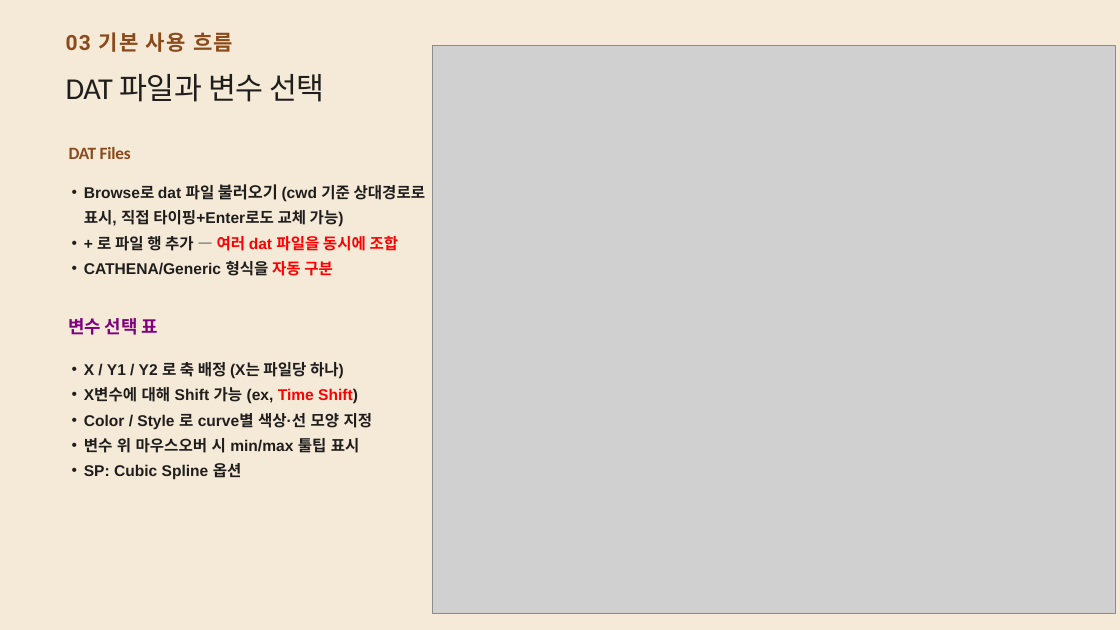
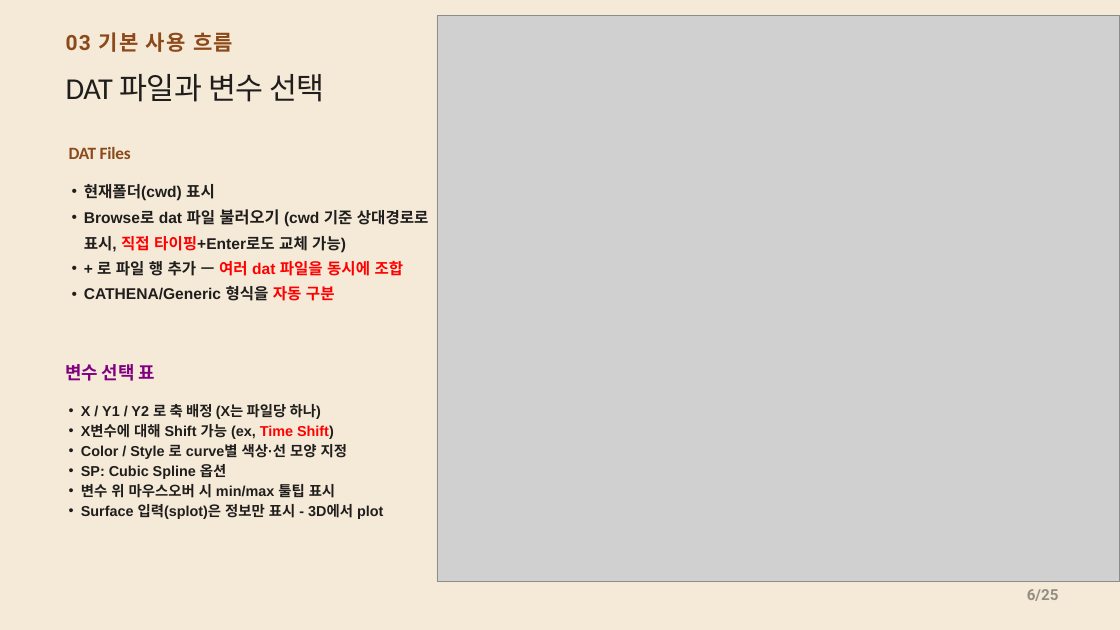
Before and after one commit to CWKIM113/CathPlot_Pub, a slide deck: slide 6 of CathPlot_발표.pptx. Drawn at 1120x630 pixels with LibreOffice and Linux fonts; fonts in the diff are those of the drawing; grey boxes stand for pictures. Boxes give left, top, right and bottom in pixels: in the first picture for what was removed or moved away, otherwise in the second. Text is boxed around its words. In the diff, an @@ line names an element or a change of style, - is before the commit and + after.

```diff
--- a/CathPlot_발표.pptx
+++ b/CathPlot_발표.pptx
@@ picture: place and size @@
-picture at <box>432,45,1116,613</box>
+picture at <box>437,16,1119,581</box>
@@ text at <box>84,184,215,201</box>: paragraph added @@
+• 현재폴더(cwd) 표시
@@ text at <box>84,209,429,253</box>: text colour #201E1D to #FF0000 in "직접 타이핑+Enter로도" @@
@@ text "변수 선택 표": place and size @@
-text "변수 선택 표" at <box>69,318,157,335</box>
+text "변수 선택 표" at <box>66,364,154,381</box>
@@ text "X / Y1 / Y2 ...": place and size @@
-text "X / Y1 / Y2 ..." at <box>84,362,373,480</box>
+text "X / Y1 / Y2 ..." at <box>81,404,383,519</box>
@@ text at <box>81,404,347,498</box>: size 20 to 18.5 pt in "X / Y1 / Y2 로 축 ...", "X변수에 대해 Shift 가능 (ex, Time Shift)", "Color / Style 로 curve별 색상·선 모양 ...", "변수 위 마우스오버 시 min/max 툴팁 표시"; line spacing 1.37 to 1.17 @@
@@ text at <box>81,464,226,479</box>: paragraph added @@
+• SP: Cubic Spline 옵션
@@ text at <box>81,504,383,519</box>: text changed; size 20 to 18.5 pt @@
-• SP: Cubic Spline 옵션
+• Surface 입력(splot)은 정보만 표시 - 3D에서 plot
@@ text added at <box>1027,589,1059,601</box>, 19.5 pt, text #1F1F1D at 45% opacity, bold @@
+6/25
```
Also in this commit, not shown: 7 other slides changed, 2 other files.
